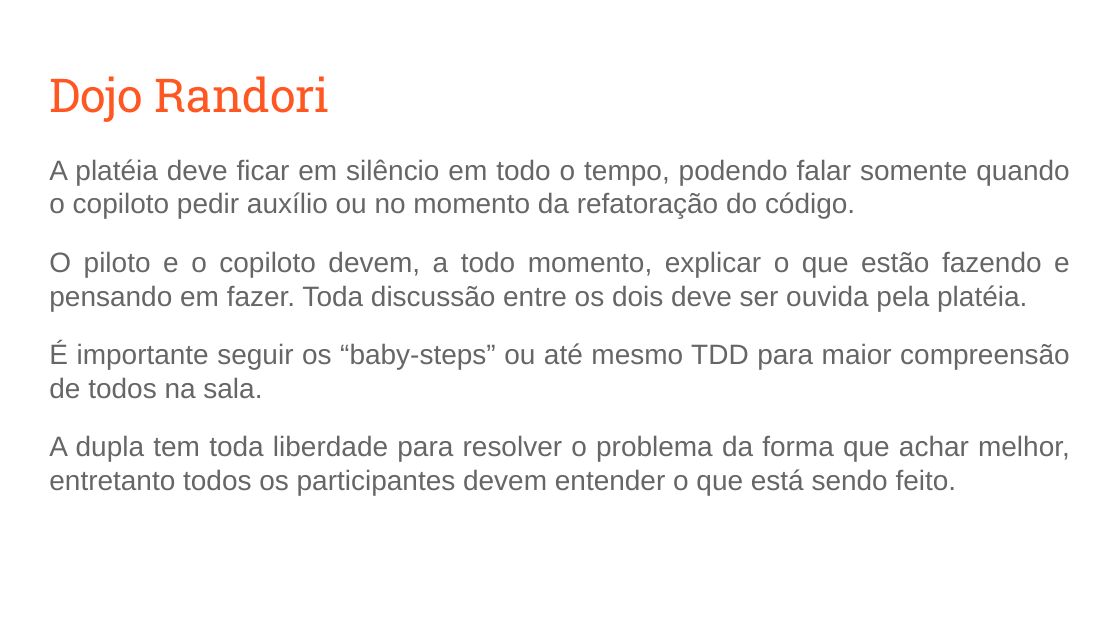
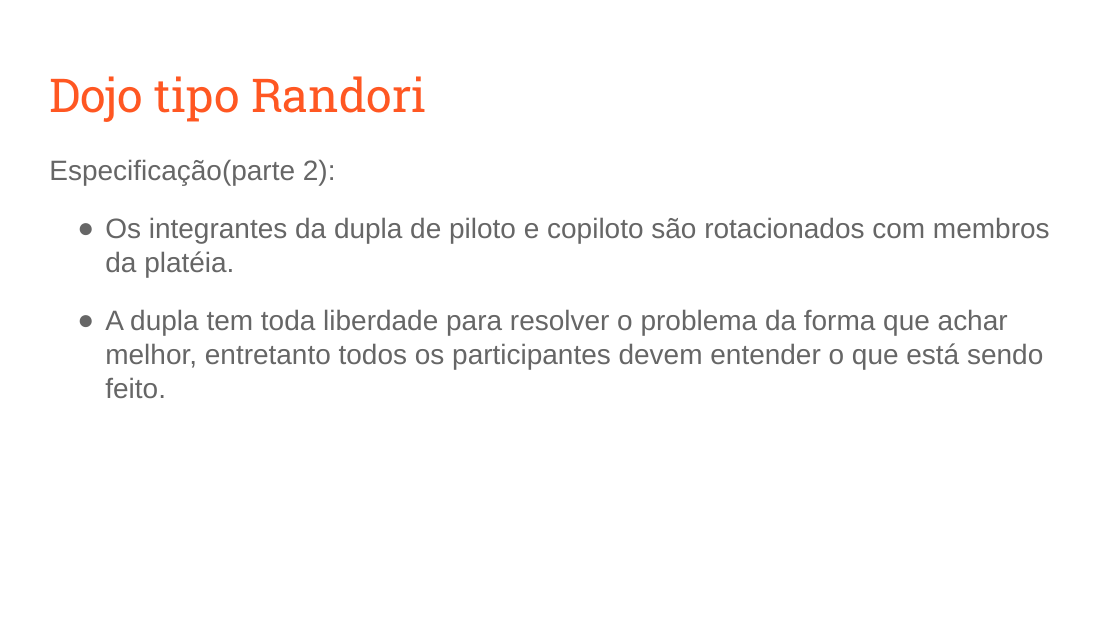
Before and after one commit to fga-eps-mds/A-Disciplina-MDS-EPS, a slide deck: slide 9 of MDS_Material/Coding_Dojo/Coding Dojo.odp (slide 6 before the commit). Drawn at 1120x630 pixels with LibreOffice and Linux fonts; fonts in the diff are those of the drawing. Boxes give left, top, right and bottom in pixels: in the first picture for what was removed or moved away, otherwise in the second. Text is boxed around its words. In the diff, an @@ line names an element or a change of style, - is before the commit and + after.

Commit message:
Refatorando apresentacao de coding dojo

```diff
--- a/MDS_Material/Coding_Dojo/Coding Dojo.odp
+++ b/MDS_Material/Coding_Dojo/Coding Dojo.odp
@@ title at [49, 76, 426, 122]: text changed @@
-Dojo Randori
+Dojo tipo Randori
@@ text at [49, 159, 1050, 277]: text changed @@
-A platéia deve ficar em silêncio em todo o tempo, podendo falar somente quando o copiloto pedir auxílio ou no momento da refatoração do código.
-O piloto e o copiloto devem, a todo momento, explicar o que estão fazendo e pensando em fazer. Toda discussão entre os dois deve ser ouvida pela platéia.
-É importante seguir os “baby-steps” ou até mesmo TDD para maior compreensão de todos na sala.
+Especificação(parte 2):
+● Os integrantes da dupla de piloto e copiloto são rotacionados com membros da platéia.
@@ text at [105, 309, 1043, 398]: alignment justified to left; bullet none to ● @@
```
Also in this commit, not shown: 11 other slides changed, 9 slides added, 1 slide removed.
